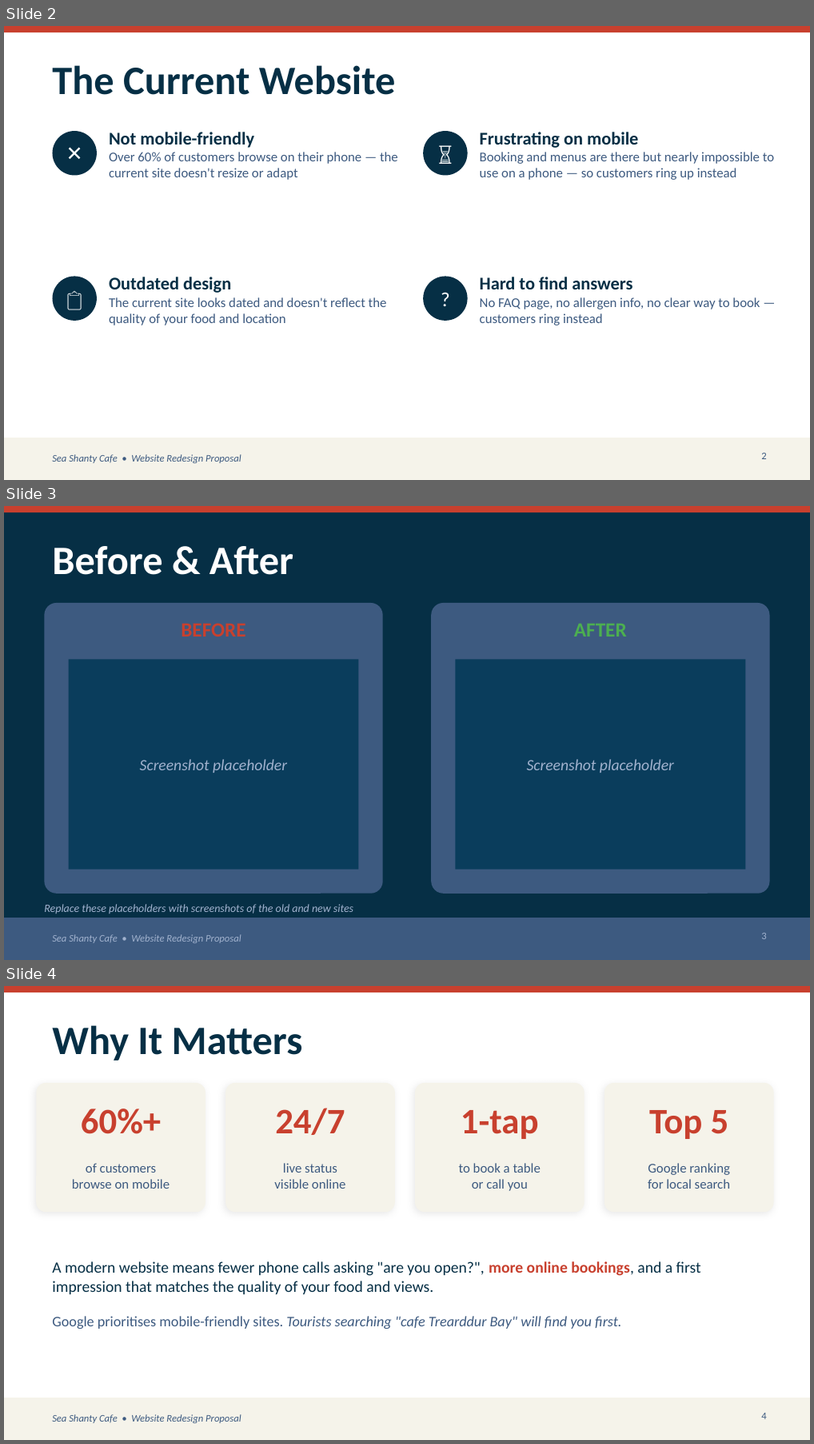
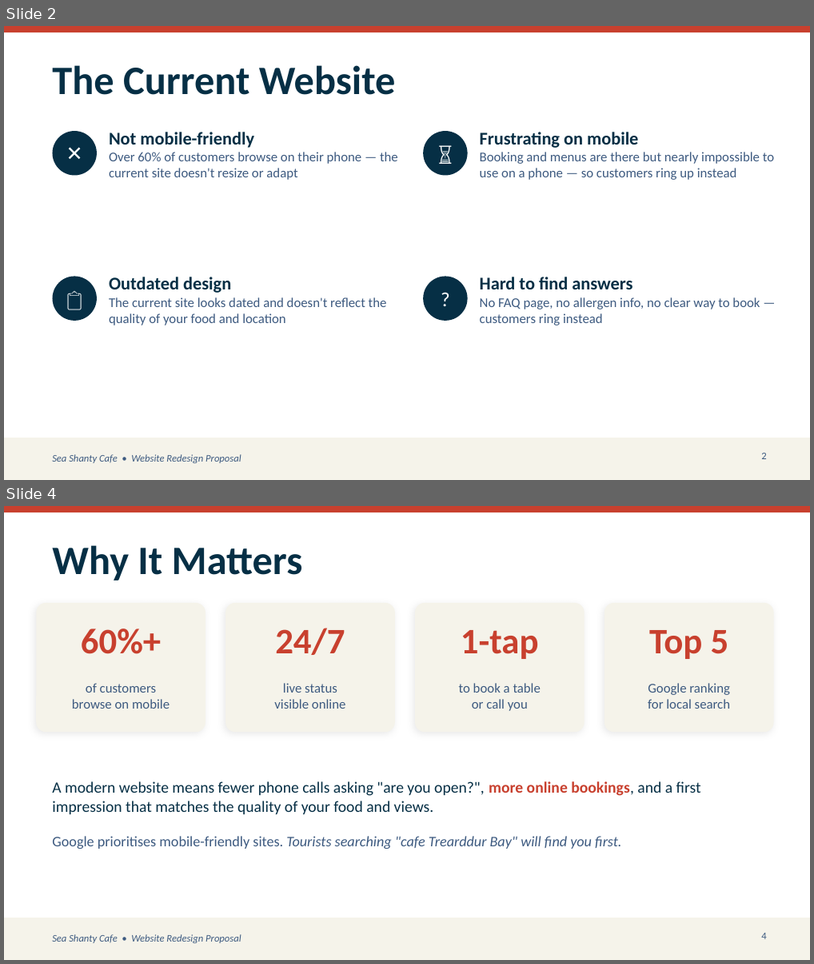
Before and after one commit to maxwalsh0-ctrl/seashantyredesign, a slide deck: SeaShanty_Redesign_Pitch.pptx. Shown one above the other, each under a label of ours: slides 2, 3 and 4 before the commit, slides 2 and 4 after it; the slides between them are not shown. The pictures are 814x1444 and 814x964 pixels, drawn with LibreOffice and Linux fonts; fonts in the diff are those of the drawing. Boxes give left, top, right and bottom in pixels: in the first picture for what was removed or moved away, otherwise in the second. Text is boxed around its words. In the diff, an @@ line names an element or a change of style, - is before the commit and + after.

```diff
--- a/SeaShanty_Redesign_Pitch.pptx
+++ b/SeaShanty_Redesign_Pitch.pptx
@@ slide 3 removed at (4,506,810,960), background #062F45; not listed: 1 template element that a slide beside it also shows @@
@@ text removed at (52,546,294,575) @@
-Before & After
@@ rounded rectangle removed at (44,603,383,893) @@
@@ text removed at (181,623,246,636) @@
-BEFORE
@@ rounded rectangle removed at (431,603,770,893) @@
@@ text removed at (574,624,627,636) @@
-AFTER
@@ rectangle removed at (69,660,359,869) @@
-Screenshot placeholder
@@ rectangle removed at (455,660,746,869) @@
-Screenshot placeholder
@@ text removed at (44,904,354,913) @@
-Replace these placeholders with screenshots of the old and new sites
@@ rectangle removed at (4,917,810,960) @@
@@ text removed at (52,934,242,943) @@
-Sea Shanty Cafe • Website Redesign Proposal
@@ page number removed at (762,932,766,939) @@
-3
```
Also in this commit, not shown: 1 slide changed, 1 slide added.
